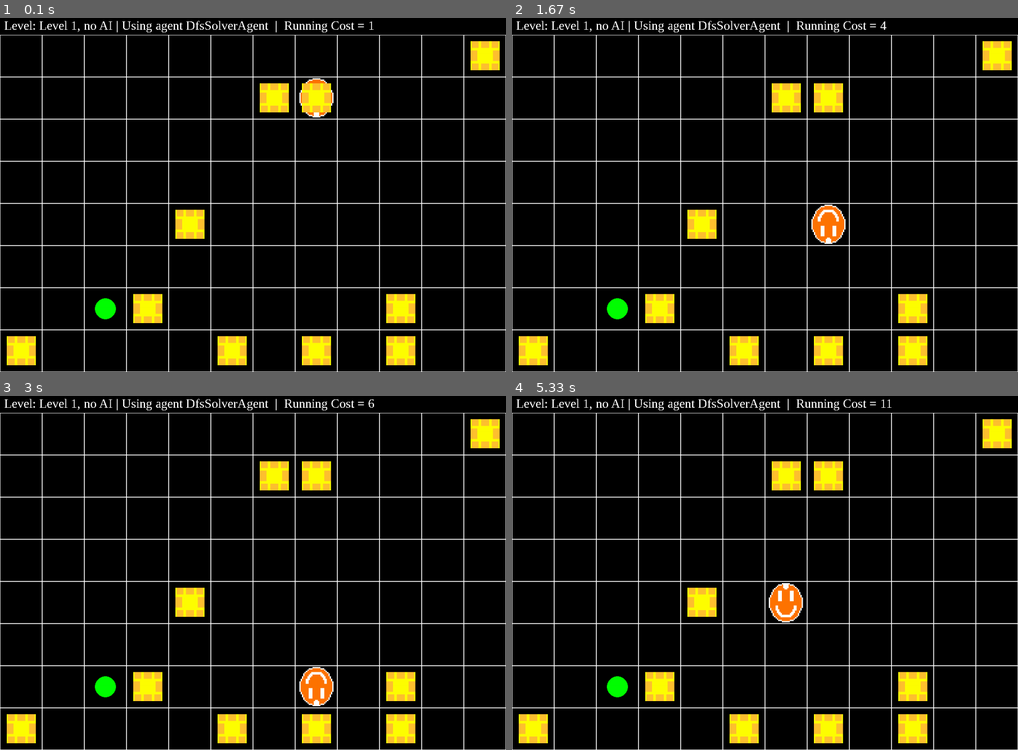
Above: before the commit, frames 1-4 (two rows, left to right).
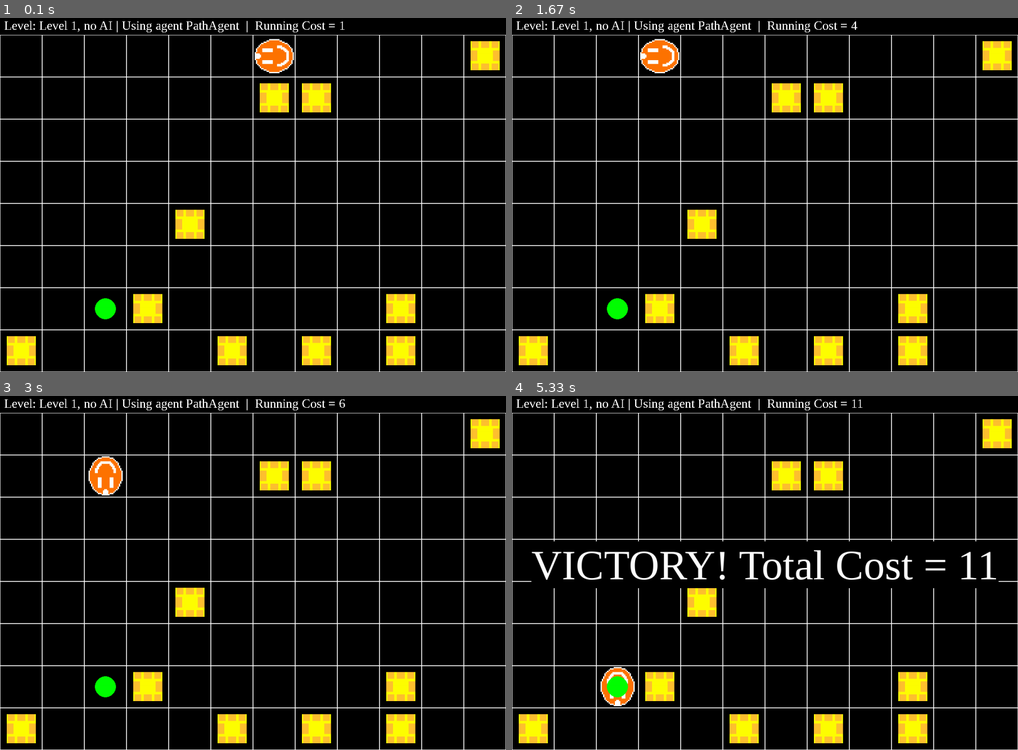
Above: after the commit, the same moments.

Repository: Daayim/Amazon_AR_day_hackathon
Game: pygame game, started from main.py
Two runs of this game, one before a commit and one after it. Both use one fixed random seed, a clock stepped at 60 frames per second and the inputs below.
Inputs:
- Up to frame 1 (0.1 s): no input
- Up to frame 2 (1.67 s): no input
- Up to frame 3 (3 s): no input
- Up to frame 4 (5.33 s): no input

The runs differ from the first frame. In frame 1, 1.2% of the frame differs, in the area x 37-74%, y 0-29%; in frame 2, 1.7%; in frame 3, 1.7%; in frame 4, 4.1%, in the area x 3-97%, y 0-88%.

Commit message:
Fixed Pathfinding for PathAgent

Diff:
--- /dev/null
+++ b/full_results.json
@@ -0,0 +1 @@
+{"src.DfsSolverAgent.DfsSolverAgent": {"Level 1, no AI": 41, "Level 2, 1 AI": "Level Failed", "Level 3, 5 AI": "Level Not Attempted", "Level 4, 20 AI": "Level Not Attempted", "Level 5, Advanced - 5 AI": "Level Not Attempted"}, "src.PathAgent.PathAgent": {"Level 1, no AI": 11, "Level 2, 1 AI": "Level Failed", "Level 3, 5 AI": "Level Not Attempted", "Level 4, 20 AI": "Level Not Attempted", "Level 5, Advanced - 5 AI": "Level Not Attempted"}}
--- a/player_agents_list.txt
+++ b/player_agents_list.txt
@@ -1,2 +1 @@
-src.DfsSolverAgent.DfsSolverAgent
-src.YourAgent.YourAgent
+src.PathAgent.PathAgent
--- a/src/YourAgent.py
+++ b/src/PathAgent.py
@@ -4,11 +4,11 @@
 from src.Constants import DriveMove, SensorData
 
 
-class YourAgent(DriveInterface):
+class PathAgent(DriveInterface):
 
     def __init__(self, game_id: int, is_advanced_mode: bool):
         """
-        Constructor for YourAgent
+        Constructor for PathAgent
 
         Arguments:
         game_id -- a unique value passed to the player drive, you do not have to do anything with it, but will have access.
@@ -51,4 +51,47 @@
             DriveMove.DROP_POD – If a pod is in the same tile, drop it. The pod will now stay in this position until it is picked up
 
         """
-        raise Exception('get_next_move in YourAgent not implemented')
+
+        currLocation = tuple(sensor_data[SensorData.PLAYER_LOCATION])
+        goalLocation = tuple(sensor_data[SensorData.GOAL_LOCATION])
+        driveLocations = set(tuple(loc) for loc in sensor_data[SensorData.DRIVE_LOCATIONS])
+        targetPodLocation = tuple(sensor_data[SensorData.TARGET_POD_LOCATION]) if sensor_data[SensorData.TARGET_POD_LOCATION] is not None else None
+        driveLiftedPodPairs = sensor_data[SensorData.DRIVE_LIFTED_POD_PAIRS]
+
+        try:
+            if self.need_to_find_target_pod:
+                if targetPodLocation:
+                    if currLocation == targetPodLocation:
+                        return DriveMove.LIFT_POD
+                    return self.move_towards_target(currLocation, targetPodLocation, driveLocations)
+
+                # Check if the pod has been lifted
+                is_pod_lifted = any(pair[0] == self.game_id for pair in driveLiftedPodPairs)
+
+                if is_pod_lifted:
+                    if currLocation == goalLocation:
+                        return DriveMove.DROP_POD
+                    return self.move_towards_target(currLocation, goalLocation, driveLocations)
+
+            return self.move_towards_target(currLocation, goalLocation, driveLocations)
+        except Exception as e:
+            raise Exception(f"get_next_move in PathAgent failed: {str(e)}")
+
+    def move_towards_target(self, currLocation, targetLocation, driveLocations) -> DriveMove:
+        dx, dy = targetLocation[0] - currLocation[0], targetLocation[1] - currLocation[1]
+        moves = []
+        if dx > 0: moves.append(DriveMove.RIGHT)
+        if dx < 0: moves.append(DriveMove.LEFT)
+        if dy > 0: moves.append(DriveMove.UP)
+        if dy < 0: moves.append(DriveMove.DOWN)
+
+        for move in moves:
+            new_location = {
+                DriveMove.RIGHT: (currLocation[0] + 1, currLocation[1]),
+                DriveMove.LEFT: (currLocation[0] - 1, currLocation[1]),
+                DriveMove.UP: (currLocation[0], currLocation[1] + 1),
+                DriveMove.DOWN: (currLocation[0], currLocation[1] - 1)
+            }[move]
+            if new_location not in driveLocations:
+                return move
+        return DriveMove.NONE
--- /dev/null
+++ b/winners_results.json
@@ -0,0 +1 @@
+{"src.DfsSolverAgent.DfsSolverAgent": {"last_level_score": 41, "total_score": 41}, "src.PathAgent.PathAgent": {"last_level_score": 11, "total_score": 11}}
